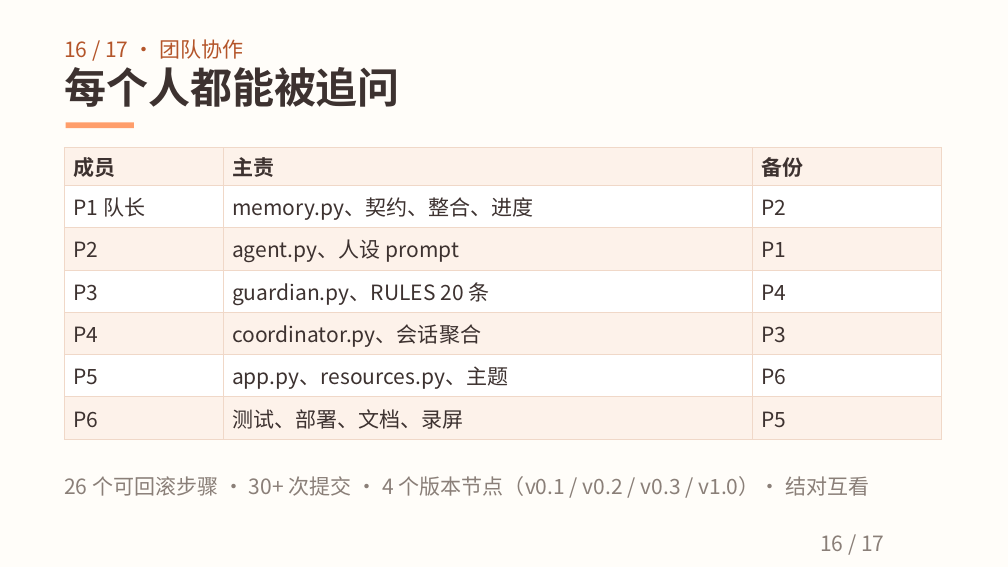
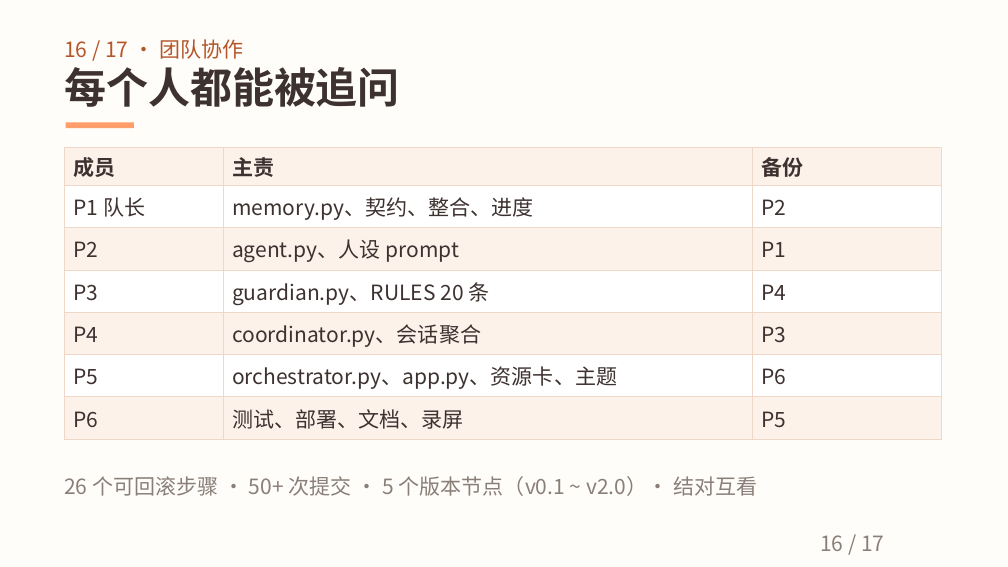
Before and after one commit to nanxiangzizui/xinyu, a slide deck: slide 16 of docs/02_项目方案.pptx. Drawn at 1008x567 pixels with LibreOffice and Linux fonts; fonts in the diff are those of the drawing. Boxes give left, top, right and bottom in pixels: in the first picture for what was removed or moved away, otherwise in the second. Text is boxed around its words. In the diff, an @@ line names an element or a change of style, - is before the commit and + after.

Commit message:
docs(p6): 回填 v2 材料、证据与提交包

```diff
--- a/docs/02_项目方案.pptx
+++ b/docs/02_项目方案.pptx
@@ table at [64, 147, 941, 439] @@
-row 6, column 2: app.py、resources.py、主题
+row 6, column 2: orchestrator.py、app.py、资源卡、主题
@@ text at [64, 476, 757, 496]: text changed @@
-26 个可回滚步骤 · 30+ 次提交 · 4 个版本节点（v0.1 / v0.2 / v0.3 / v1.0）· 结对互看
+26 个可回滚步骤 · 50+ 次提交 · 5 个版本节点（v0.1 ~ v2.0）· 结对互看
```
Also in this commit, not shown: 9 other slides changed, 2 slides added, 2 slides removed, 51 other files.
